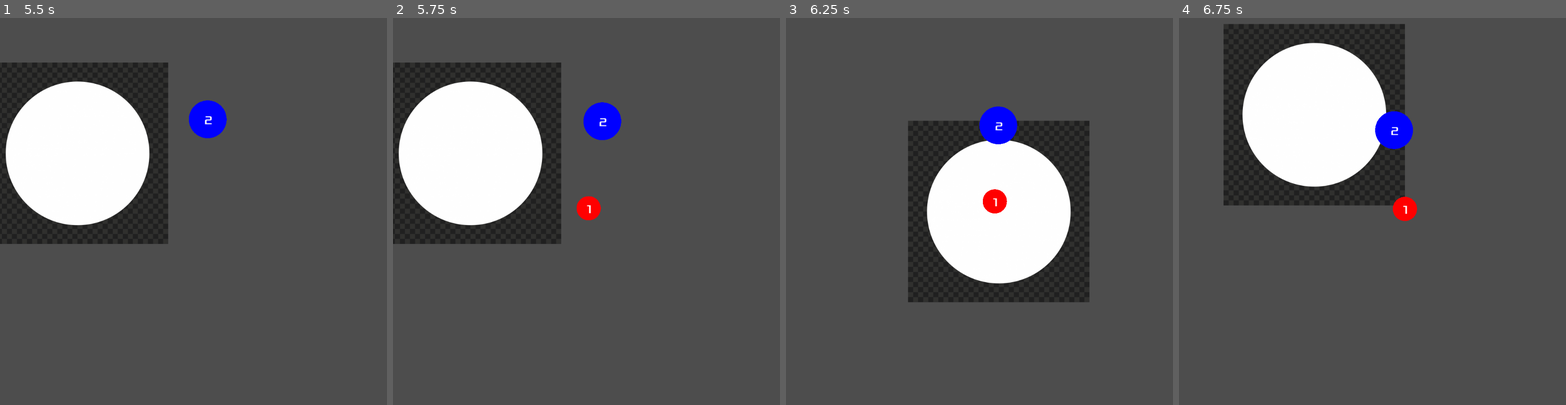
Above: before the commit, frames 1-4 (left to right).
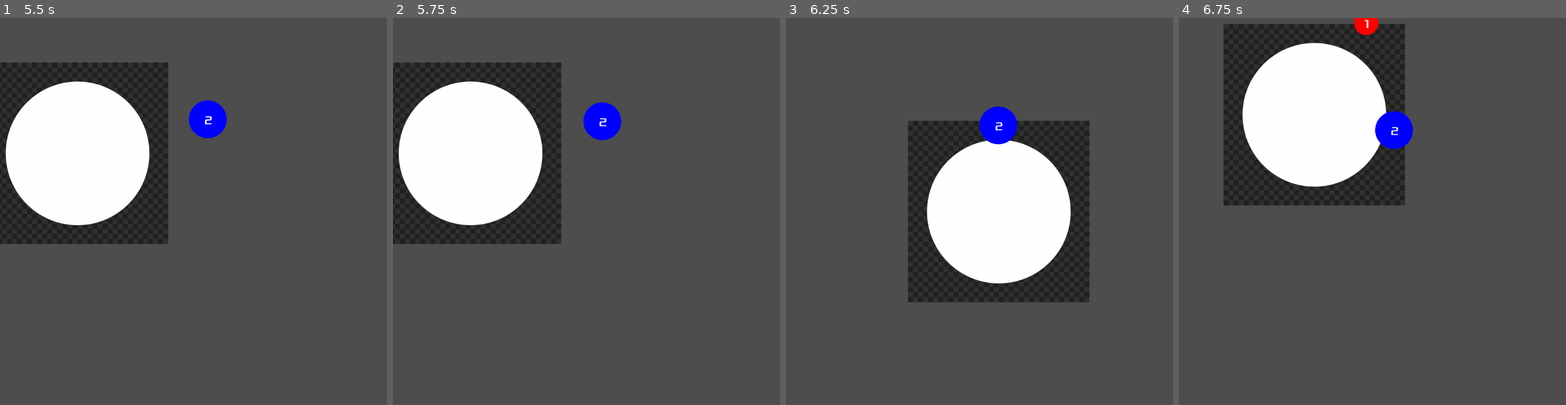
Above: after the commit, the same moments.

Repository: nuts4nuts4nuts/flappyversary
Game: Godot game, scene res://scenes/main.tscn
Same seed, same stepped clock (60 frames per second), same inputs: the game is played once before the commit and once after it.
Inputs (mouse positions are in pixels of both pictures, inside the frame that each line leads up to):
- Up to frame 1 (5.5 s): click "Start" at 0.5 s; move the mouse to (278, 192) at 1.27 s; press the mouse at (278, 192) at 1.28 s; tap Enter at 2 s; move the mouse to (116, 230) at 2.02 s; release the mouse at (116, 230) at 2.03 s; click (116, 230) at 2.1 s; move the mouse to (232, 126) at 2.77 s; press the mouse at (232, 126) at 2.78 s; move the mouse to (174, 288) at 3.52 s; release the mouse at (174, 288) at 3.53 s; click (174, 288) at 3.6 s; move the mouse to (309, 269) at 4.27 s; press the mouse at (309, 269) at 4.28 s; move the mouse to (77, 153) at 5.02 s; release the mouse at (77, 153) at 5.03 s; click (77, 153) at 5.1 s
- Up to frame 2 (5.75 s): no input
- Up to frame 3 (6.25 s): move the mouse to (998, 211) at 5.77 s; press the mouse at (998, 211) at 5.78 s
- Up to frame 4 (6.75 s): move the mouse to (1314, 114) at 6.52 s; release the mouse at (1314, 114) at 6.53 s; click (1314, 114) at 6.6 s

Frame 1 is identical in both runs. In frame 2, 0.3% of the frame differs, in the area x 47-54%, y 46-53%; in frame 3, 0.3%; in frame 4, 0.6%, in the area x 45-62%, y 0-53%.

Commit message:
Make balls spawn outside of the screen

Diff:
--- a/scenes/main.tscn
+++ b/scenes/main.tscn
@@ -6,15 +6,18 @@
 [ext_resource type="PackedScene" uid="uid://uxka1p11iue3" path="res://scenes/target-ball.tscn" id="4_laj0n"]
 [ext_resource type="PackedScene" uid="uid://cmn4pqfuj8wkh" path="res://scenes/HUD.tscn" id="5_uep46"]
 
+[sub_resource type="Curve2D" id="Curve2D_dj7lx"]
+_data = {
+"points": PackedVector2Array(0, 0, 0, 0, -125.57, -137.44, 0, 0, 0, 0, 1152, -137.44, 0, 0, 0, 0, 1152, -137.44, 0, 0, 0, 0, 1152, 1160, 0, 0, 0, 0, -122.88, 1160, 0, 0, 0, 0, -125.57, -137.44)
+}
+point_count = 6
+
 [node name="main" type="Node2D"]
 script = ExtResource("1_qkwcp")
 ball_scene = ExtResource("1_fjp4r")
 
 [node name="gravity_well" parent="." instance=ExtResource("1_igh56")]
 position = Vector2(510, 510)
-
-[node name="SpawnPos" type="Marker2D" parent="."]
-position = Vector2(512, 512)
 
 [node name="SpawnTimer" type="Timer" parent="."]
 wait_time = 5.0
@@ -25,5 +28,13 @@
 
 [node name="HUD" parent="." instance=ExtResource("5_uep46")]
 
+[node name="SpawnPath" type="Path2D" parent="."]
+position = Vector2(47.0362, 58.0333)
+scale = Vector2(0.903614, 0.887902)
+curve = SubResource("Curve2D_dj7lx")
+
+[node name="SpawnPosition" type="PathFollow2D" parent="SpawnPath"]
+position = Vector2(-125.57, -137.44)
+
 [connection signal="timeout" from="SpawnTimer" to="." method="_on_spawn_timer_timeout"]
 [connection signal="dead" from="target_ball" to="." method="end_game"]
--- a/scripts/main.gd
+++ b/scripts/main.gd
@@ -40,12 +40,12 @@
 func spawn_ball():
 	var ball = ball_scene.instantiate()
 	ball.gravity_well = $gravity_well
-	var spawn_pos = $SpawnPos
+	var spawn_pos = $SpawnPath/SpawnPosition
+	spawn_pos.progress_ratio = ball_spawner_rng.randf()
 
+	var screen_center = get_viewport_rect().size / 2
 	ball.position = spawn_pos.position
-	var initial_x = ball_spawner_rng.randf_range(30, 100)
-	var initial_y = ball_spawner_rng.randf_range(30, 100)
-	var sign_x = 1 if ball_spawner_rng.randi_range(0, 1) else -1
-	var sign_y = 1 if ball_spawner_rng.randi_range(0, 1) else -1
-	ball.initial_impulse = Vector2(initial_x * sign_x, initial_y * sign_y)
+	var direction = (screen_center - ball.position).normalized()
+	var velo = ball_spawner_rng.randf_range(100, 200)
+	ball.initial_impulse = direction * velo
 	add_child(ball)
Not shown: 1 places in scenes/main.tscn that only renumber resources
